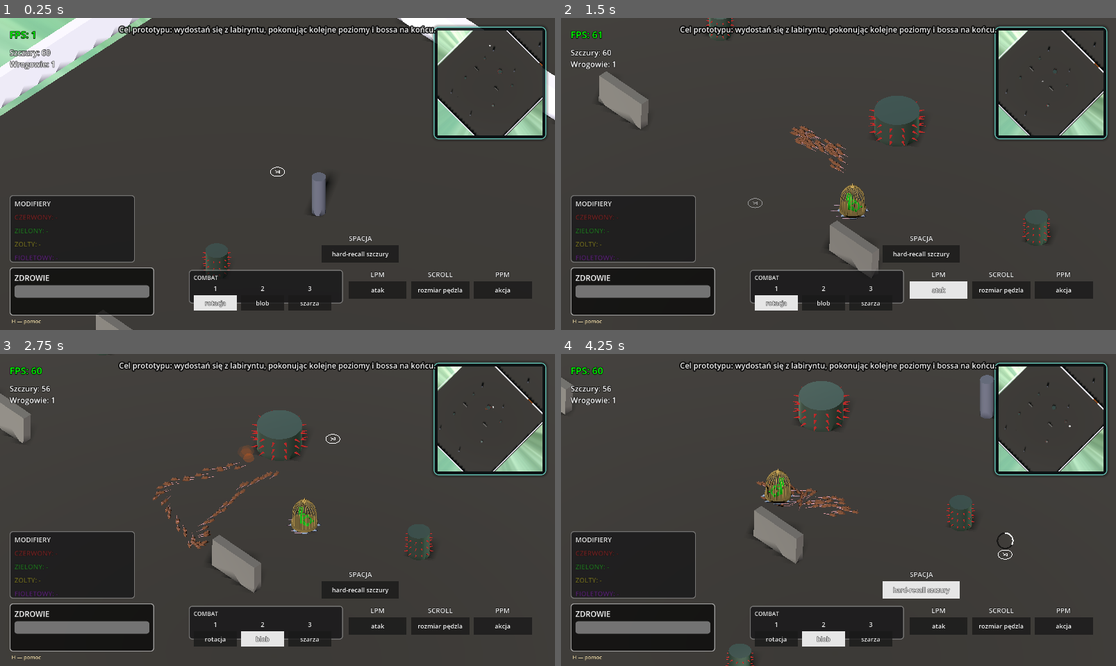
Above: before the commit, frames 1-4 (two rows, left to right).
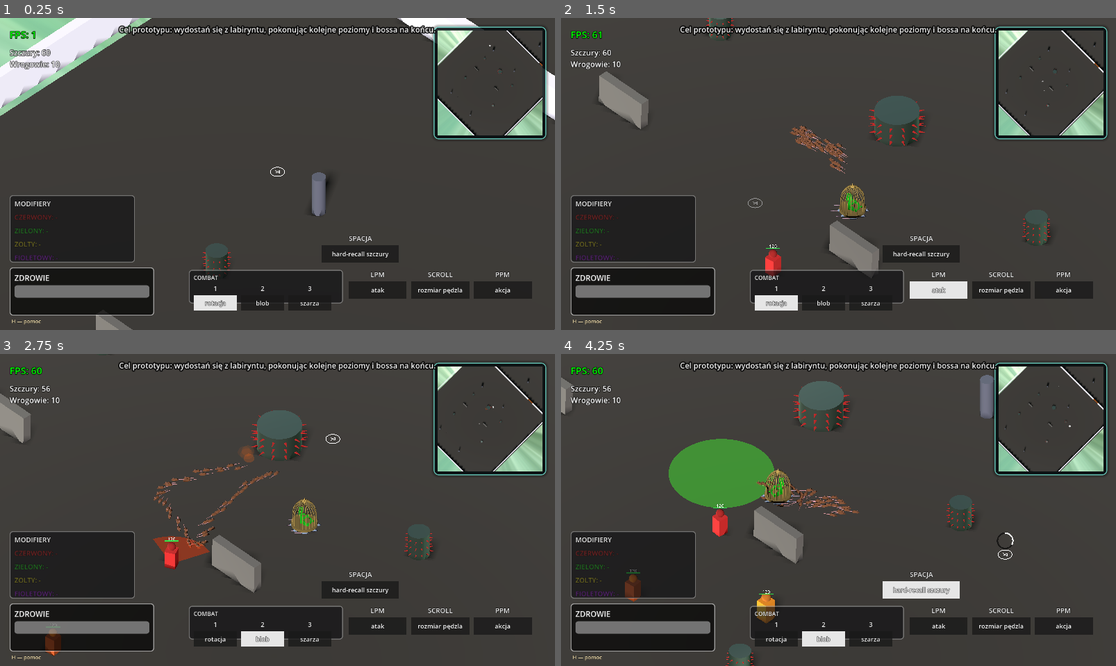
Above: after the commit, the same moments.

Repository: VirtuaIL/ZTGK-Prototyp
Game: Godot game, scene res://scenes/main.tscn
Two runs of this game, one before a commit and one after it. Both use one fixed random seed, a clock stepped at 60 frames per second and the inputs below.
Inputs (mouse positions are in pixels of both pictures, inside the frame that each line leads up to):
- Up to frame 1 (0.25 s): no input
- Up to frame 2 (1.5 s): tap Enter at 0.5 s; move the mouse to (960, 158) at 0.52 s; hold D (move_right) 0.53-1.25 s; hold Space (recall_rats) 0.53-1.25 s; click (960, 158) at 0.67 s; drag from (727, 189) to (810, 236) at 1.27 s
- Up to frame 3 (2.75 s): move the mouse to (333, 441) at 2.02 s; hold D (move_right) from 2.03 s (still down); tap 2 at 2.1 s
- Up to frame 4 (4.25 s): release D (move_right) at 2.75 s; drag from (810, 572) to (672, 463) at 2.77 s; move the mouse to (1005, 556) at 3.52 s; hold A (move_left) from 3.53 s (still down); hold Space (recall_rats) from 3.53 s (still down)

The runs differ from the first frame. In frame 1, less than 0.1% of the frame differs, in the area x 9-11%, y 13-17%; in frame 2, 0.3%; in frame 3, 1.2%; in frame 4, 4.0%, in the area x 10-90%, y 10-87%.

Commit message:
adding bomber enemy

Diff:
--- /dev/null
+++ b/scenes/enemies/bomber_enemy.tscn
@@ -0,0 +1,38 @@
+[gd_scene format=3]
+
+[ext_resource type="Script" path="res://scripts/enemies/bomber_enemy.gd" id="1_script"]
+
+[sub_resource type="StandardMaterial3D" id="StandardMaterial3D_1"]
+albedo_color = Color(0.9, 0.55, 0.1, 1)
+
+[sub_resource type="BoxMesh" id="BoxMesh_1"]
+material = SubResource("StandardMaterial3D_1")
+size = Vector3(0.9, 1.6, 0.9)
+
+[sub_resource type="StandardMaterial3D" id="StandardMaterial3D_2"]
+albedo_color = Color(0.7, 0.4, 0.1, 1)
+
+[sub_resource type="SphereMesh" id="SphereMesh_1"]
+material = SubResource("StandardMaterial3D_2")
+radius = 0.35
+height = 0.7
+
+[sub_resource type="BoxShape3D" id="BoxShape3D_1"]
+size = Vector3(0.9, 1.6, 0.9)
+
+[node name="BomberEnemy" type="CharacterBody3D"]
+collision_layer = 16
+collision_mask = 9
+script = ExtResource("1_script")
+
+[node name="Body" type="MeshInstance3D" parent="."]
+transform = Transform3D(1, 0, 0, 0, 1, 0, 0, 0, 1, 0, 0.8, 0)
+mesh = SubResource("BoxMesh_1")
+
+[node name="Head" type="MeshInstance3D" parent="."]
+transform = Transform3D(1, 0, 0, 0, 1, 0, 0, 0, 1, 0, 1.9, 0)
+mesh = SubResource("SphereMesh_1")
+
+[node name="CollisionShape3D" type="CollisionShape3D" parent="."]
+transform = Transform3D(1, 0, 0, 0, 1, 0, 0, 0, 1, 0, 0.8, 0)
+shape = SubResource("BoxShape3D_1")
--- a/scenes/main.tscn
+++ b/scenes/main.tscn
@@ -36,7 +36,7 @@
 
 [node name="Main" type="Node3D" unique_id=709470400]
 script = ExtResource("1_script")
-wave_total_enemies = 1
+wave_total_enemies = 10
 wave_max_concurrent = 7
 wild_rat_spawn_interval = 5.0
 wild_rat_group_count_max = 7
--- /dev/null
+++ b/scenes/projectiles/bomb_projectile.tscn
@@ -0,0 +1,19 @@
+[gd_scene format=3]
+
+[ext_resource type="Script" path="res://scripts/projectiles/bomb_projectile.gd" id="1_script"]
+
+[sub_resource type="StandardMaterial3D" id="StandardMaterial3D_1"]
+albedo_color = Color(0.2, 0.2, 0.2, 1)
+emission_enabled = true
+emission = Color(0.9, 0.6, 0.2, 1)
+
+[sub_resource type="SphereMesh" id="SphereMesh_1"]
+material = SubResource("StandardMaterial3D_1")
+radius = 0.28
+height = 0.56
+
+[node name="BombProjectile" type="Node3D"]
+script = ExtResource("1_script")
+
+[node name="BombMesh" type="MeshInstance3D" parent="."]
+mesh = SubResource("SphereMesh_1")
--- /dev/null
+++ b/scripts/enemies/bomber_enemy.gd
@@ -0,0 +1,135 @@
+extends "res://scripts/enemies/enemy.gd"
+
+const BombScene = preload("res://scenes/projectiles/bomb_projectile.tscn")
+
+@export var bomb_range: float = 40.0
+@export var bomb_min_range: float = 8.0
+@export var bomb_cooldown: float = 5.0
+@export var bomb_windup: float = 1.2
+@export var bomb_flight_time: float = 1.1
+@export var bomb_arc_height: float = 9.0
+@export var bomb_blast_radius: float = 3.5
+
+var _bomb_timer: float = 0.0
+var _pending_bomb_target: Vector3 = Vector3.ZERO
+var _telegraph_marker: MeshInstance3D = null
+var _telegraph_time_total: float = 0.0
+var _telegraph_time_left: float = 0.0
+
+func _ready() -> void:
+	super._ready()
+	attack_range = bomb_range
+	attack_cooldown = bomb_cooldown
+	attack_delay = bomb_windup
+
+func _process_attack(delta: float) -> void:
+	# Override melee logic: bomber keeps distance and throws bombs at rats.
+	var mgr = get_tree().get_first_node_in_group("rat_manager")
+	if mgr == null or mgr.rats.is_empty():
+		_clear_telegraph()
+		super._process_attack(delta)
+		return
+
+	var target_rat = _pick_target_rat(mgr)
+	if target_rat == null:
+		_clear_telegraph()
+		super._process_attack(delta)
+		return
+
+	var target_pos := _get_ground_target(target_rat.global_position)
+	var dist := global_position.distance_to(target_pos)
+	if dist < bomb_min_range:
+		_clear_telegraph()
+		# Too close, back off via default movement
+		super._process_attack(delta)
+		return
+
+	_bomb_timer -= delta
+	_update_telegraph_color(delta)
+	if _bomb_timer <= 0.0:
+		_pending_bomb_target = target_pos
+		_create_telegraph(_pending_bomb_target, bomb_windup + bomb_flight_time)
+		attack_prepare_timer = attack_delay
+		_bomb_timer = bomb_cooldown
+
+	if attack_prepare_timer > 0.0:
+		attack_prepare_timer -= delta
+		if attack_prepare_timer <= 0.0:
+			_throw_bomb(_pending_bomb_target)
+
+func _throw_bomb(target_pos: Vector3) -> void:
+	if BombScene == null:
+		return
+	var bomb = BombScene.instantiate()
+	get_parent().add_child(bomb)
+	var start_pos := global_position + Vector3(0, 1.6, 0)
+	if bomb.has_method("setup"):
+		bomb.setup(start_pos, target_pos)
+	bomb.arc_height = bomb_arc_height
+	bomb.blast_radius = bomb_blast_radius
+	bomb.flight_time = bomb_flight_time
+
+func _create_telegraph(pos: Vector3, duration: float) -> void:
+	_clear_telegraph()
+	_telegraph_marker = MeshInstance3D.new()
+	_telegraph_marker.layers = 2
+	var mesh := CylinderMesh.new()
+	mesh.top_radius = bomb_blast_radius
+	mesh.bottom_radius = bomb_blast_radius
+	mesh.height = 0.05
+	_telegraph_marker.mesh = mesh
+	var mat := StandardMaterial3D.new()
+	mat.albedo_color = Color(0.2, 1.0, 0.2, 0.35)
+	mat.transparency = BaseMaterial3D.TRANSPARENCY_ALPHA
+	mat.shading_mode = BaseMaterial3D.SHADING_MODE_UNSHADED
+	mat.depth_draw_mode = BaseMaterial3D.DEPTH_DRAW_DISABLED
+	_telegraph_marker.material_override = mat
+	var world_pos := pos
+	world_pos.y += 0.02
+	_telegraph_marker.global_position = world_pos
+	var current_scene := get_tree().current_scene
+	if current_scene:
+		current_scene.add_child(_telegraph_marker)
+	else:
+		add_child(_telegraph_marker)
+	_telegraph_time_total = max(0.01, duration)
+	_telegraph_time_left = _telegraph_time_total
+
+func _clear_telegraph() -> void:
+	if _telegraph_marker:
+		_telegraph_marker.queue_free()
+		_telegraph_marker = null
+	_telegraph_time_total = 0.0
+	_telegraph_time_left = 0.0
+
+func _update_telegraph_color(delta: float) -> void:
+	if _telegraph_marker == null:
+		return
+	if _telegraph_time_total <= 0.0:
+		return
+	_telegraph_time_left = max(0.0, _telegraph_time_left - delta)
+	var t := 1.0 - (_telegraph_time_left / _telegraph_time_total) # 0->1
+	var col := Color(0.2, 1.0, 0.2).lerp(Color(1.0, 0.2, 0.1), t)
+	var pulse := 1.0 + sin(t * TAU * 2.0) * 0.08
+	_telegraph_marker.scale = Vector3(pulse, 1.0, pulse)
+	var mat := _telegraph_marker.material_override as StandardMaterial3D
+	if mat:
+		mat.albedo_color = Color(col.r, col.g, col.b, 0.45 + 0.25 * t)
+	if _telegraph_time_left <= 0.0:
+		_clear_telegraph()
+
+func _pick_target_rat(mgr: Node) -> Node3D:
+	var rats = mgr.rats
+	if rats.is_empty():
+		return null
+	return rats[randi() % rats.size()]
+
+func _get_ground_target(pos: Vector3) -> Vector3:
+	var origin := pos + Vector3.UP * 5.0
+	var end := pos + Vector3.DOWN * 15.0
+	var query := PhysicsRayQueryParameters3D.create(origin, end)
+	query.collision_mask = 1 | (1 << 8)
+	var hit = get_world_3d().direct_space_state.intersect_ray(query)
+	if not hit.is_empty():
+		return hit.position
+	return pos
--- /dev/null
+++ b/scripts/projectiles/bomb_projectile.gd
@@ -0,0 +1,41 @@
+extends Node3D
+
+@export var flight_time: float = 1.1
+@export var arc_height: float = 5.0
+@export var blast_radius: float = 2.2
+@export var damage_rats: bool = true
+
+var _start_pos: Vector3
+var _target_pos: Vector3
+var _t: float = 0.0
+
+func setup(start_pos: Vector3, target_pos: Vector3) -> void:
+	_start_pos = start_pos
+	_target_pos = target_pos
+	global_position = _start_pos
+
+func _ready() -> void:
+	if _start_pos == Vector3.ZERO and _target_pos == Vector3.ZERO:
+		_start_pos = global_position
+		_target_pos = global_position
+	for child in find_children("*", "VisualInstance3D"):
+		child.layers = 2
+
+func _physics_process(delta: float) -> void:
+	_t += delta
+	var alpha := clampf(_t / max(0.01, flight_time), 0.0, 1.0)
+	var pos := _start_pos.lerp(_target_pos, alpha)
+	pos.y += sin(alpha * PI) * arc_height
+	global_position = pos
+	if alpha >= 1.0:
+		_explode()
+
+func _explode() -> void:
+	if damage_rats:
+		var mgr = get_tree().get_first_node_in_group("rat_manager")
+		if mgr and "rats" in mgr:
+			for r in mgr.rats:
+				if r and r.global_position.distance_to(_target_pos) <= blast_radius:
+					if r.has_method("die"):
+						r.die()
+	queue_free()
--- a/scripts/systems/main.gd
+++ b/scripts/systems/main.gd
@@ -66,6 +66,7 @@
 
 var _wave_enemy_scene: PackedScene = preload("res://scenes/enemies/enemy.tscn")
 var _wave_flamethrower_scene: PackedScene = preload("res://scenes/enemies/flamethrower_enemy.tscn")
+var _wave_bomber_scene: PackedScene = preload("res://scenes/enemies/bomber_enemy.tscn")
 var _wave_state_by_level: Dictionary = {}
 var _wave_sniper_scene: PackedScene = preload("res://scenes/enemies/sniper_enemy.tscn")
 var _wave_spawned: int = 0
@@ -877,7 +878,9 @@
 	var r = randf()
 	if r <= 0.15 and _wave_sniper_scene:
 		enemy = _wave_sniper_scene.instantiate()
-	elif r <= 0.40 and _wave_flamethrower_scene:
+	elif r <= 0.30 and _wave_bomber_scene:
+		enemy = _wave_bomber_scene.instantiate()
+	elif r <= 0.55 and _wave_flamethrower_scene:
 		enemy = _wave_flamethrower_scene.instantiate()
 	else:
 		enemy = _wave_enemy_scene.instantiate()
Not shown, added: scripts/enemies/bomber_enemy.gd.uid
Not shown, added: scripts/projectiles/bomb_projectile.gd.uid
